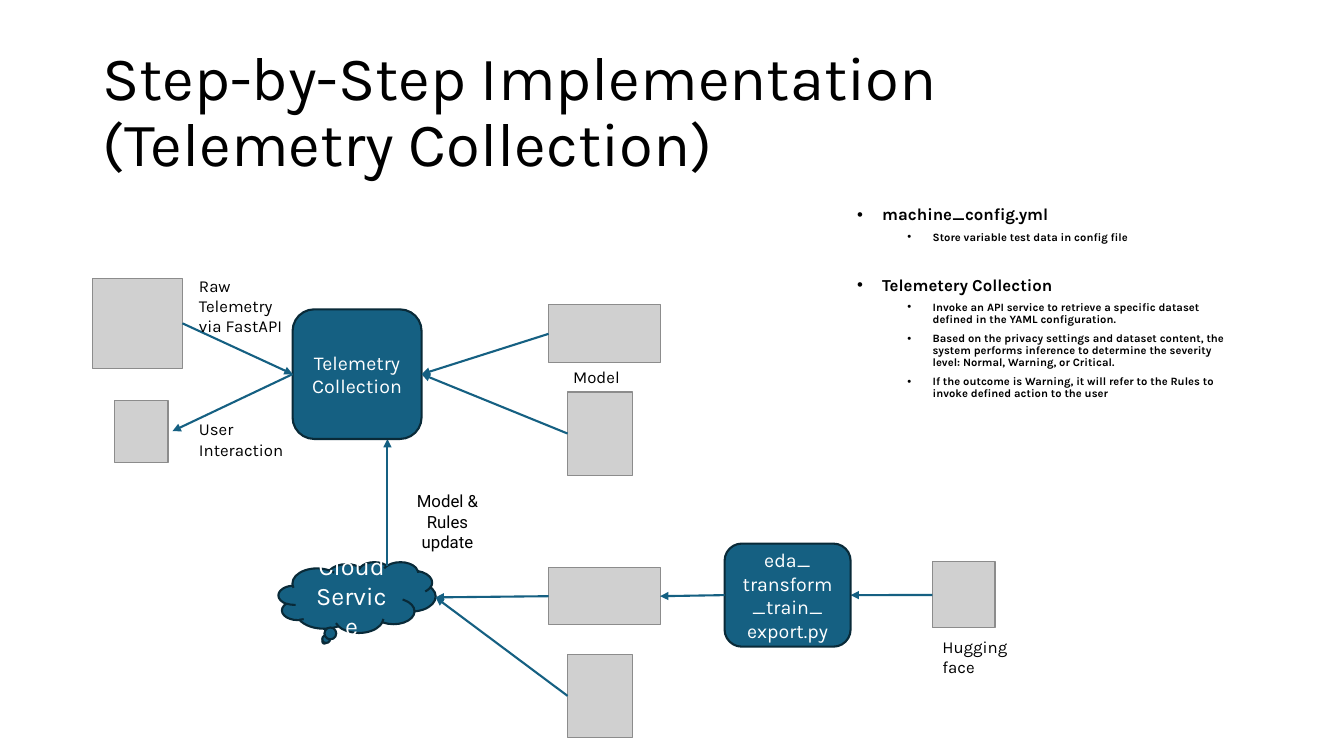
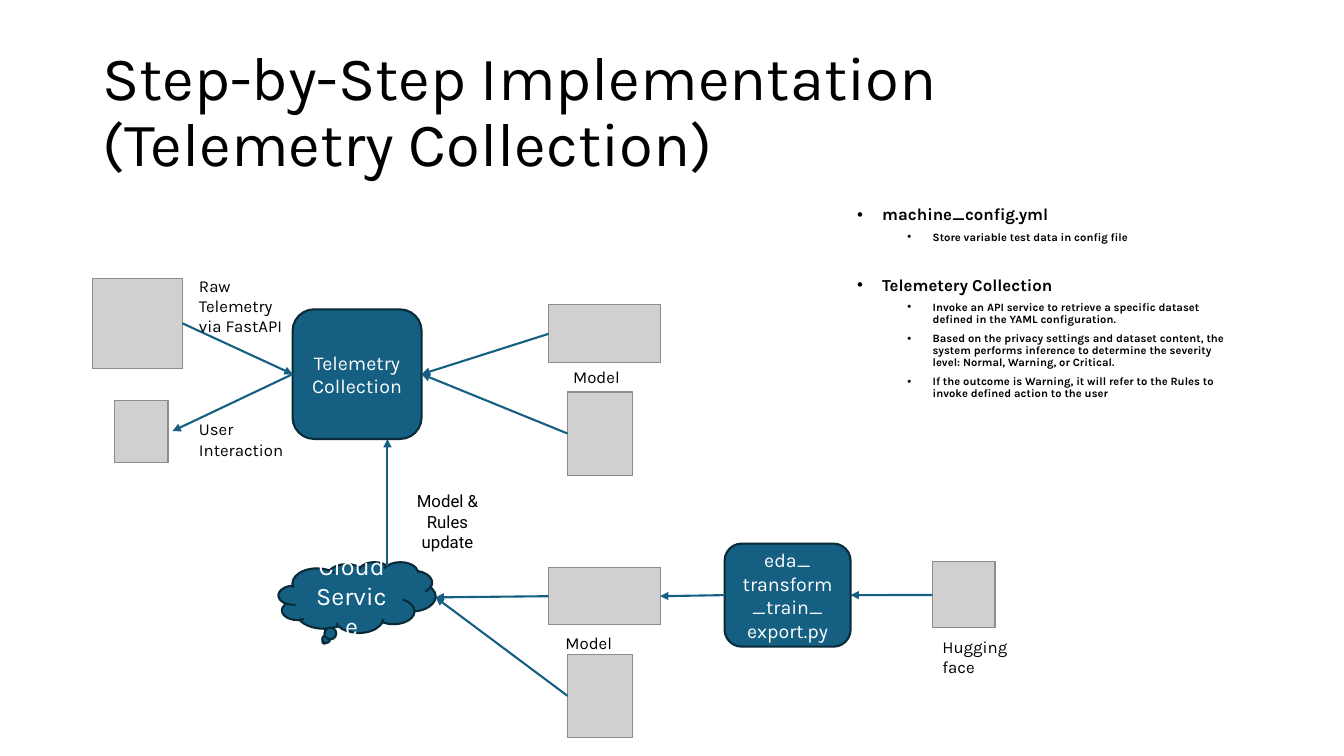
Before and after one commit to SeahChenKhoon/smart-telemetry-agent, a slide deck: slide 7 of doc/Intelligent_Assistant_Proposal.pptx. Drawn at 1344x756 pixels with LibreOffice and Linux fonts; fonts in the diff are those of the drawing; grey boxes stand for pictures. Boxes give left, top, right and bottom in pixels: in the first picture for what was removed or moved away, otherwise in the second. Text is boxed around its words. In the diff, an @@ line names an element or a change of style, - is before the commit and + after.

```diff
--- a/doc/Intelligent_Assistant_Proposal.pptx
+++ b/doc/Intelligent_Assistant_Proposal.pptx
@@ text added at <box>565,637,612,649</box>, 12 pt, text #000000 @@
+Model
```
Also in this commit, not shown: 1 other slide changed.
